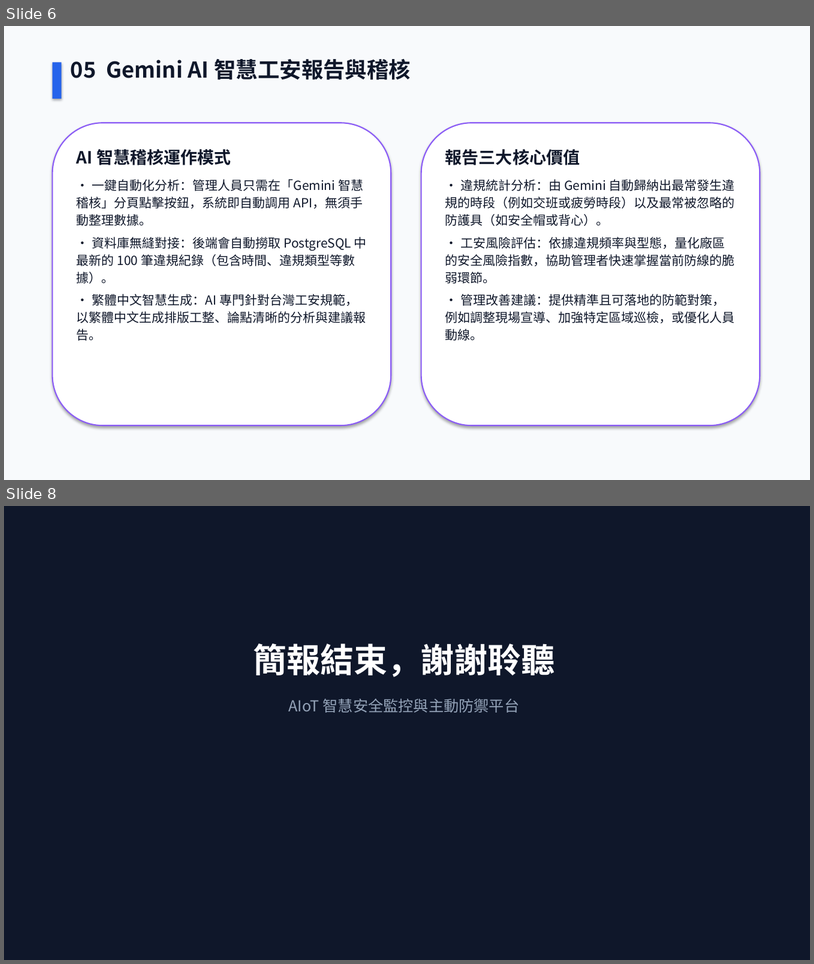
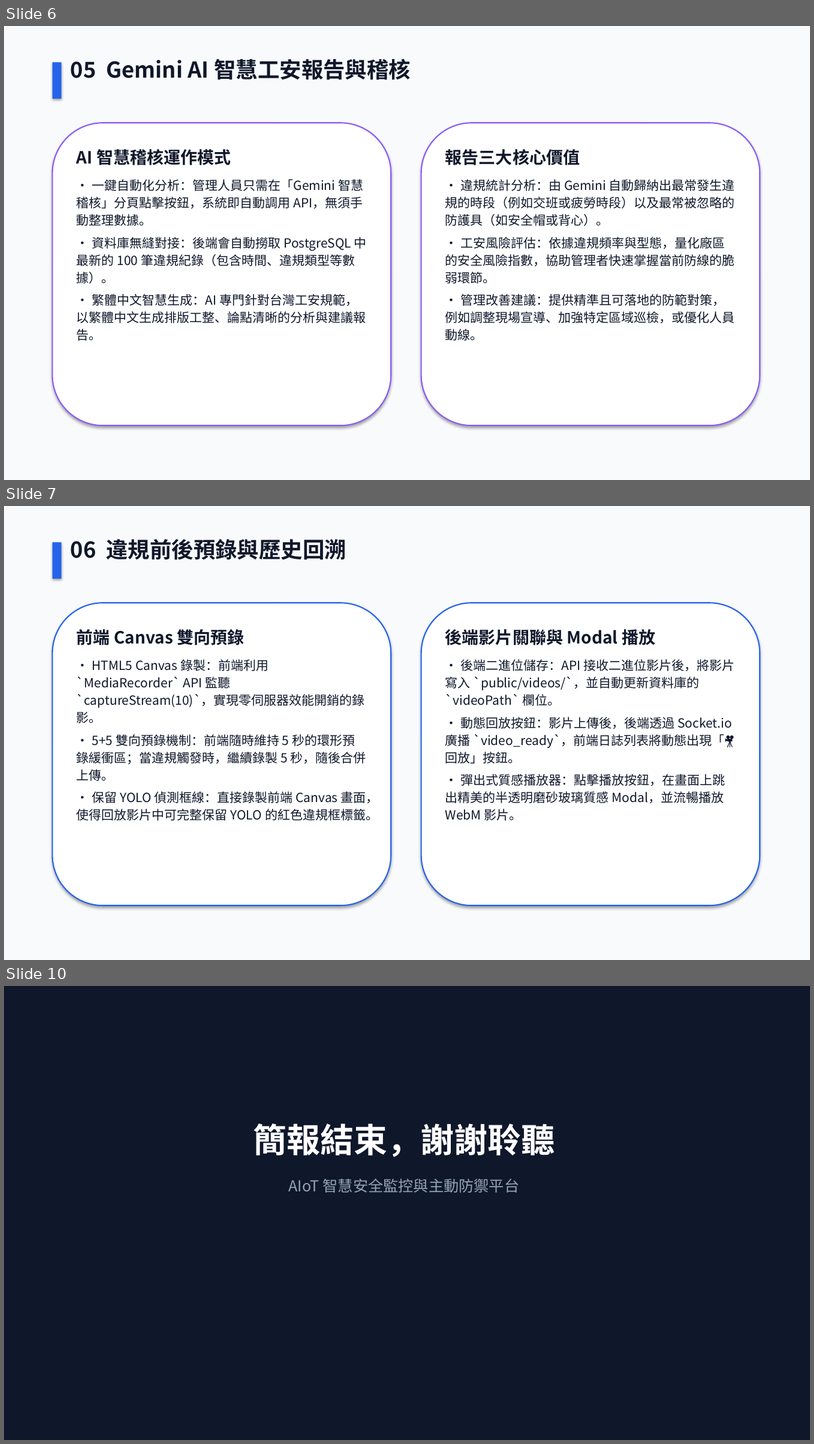
Before and after one commit to zongyandeng/AIoT, a slide deck: AIoT_Safety_Platform_Report.pptx. Shown one above the other, each under a label of ours: slides 6 and 8 before the commit, slides 6, 7 and 10 after it; the slides between them are not shown. The pictures are 814x964 and 814x1444 pixels, drawn with LibreOffice and Linux fonts; fonts in the diff are those of the drawing. Boxes give left, top, right and bottom in pixels: in the first picture for what was removed or moved away, otherwise in the second. Text is boxed around its words. In the diff, an @@ line names an element or a change of style, - is before the commit and + after.

Commit message:
docs: regenerate presentation to integrate virtual fence static preview and discord video alert

```diff
--- a/AIoT_Safety_Platform_Report.pptx
+++ b/AIoT_Safety_Platform_Report.pptx
@@ slide 7 added at (4, 506, 810, 960), background #F8FAFC @@
@@ text added at (71, 539, 347, 560), 26 pt, text #0F172A, bold @@
+06 違規前後預錄與歷史回溯
@@ rectangle added at (53, 542, 62, 579), fill #2563EB @@
@@ rounded rectangle added at (53, 603, 391, 905), fill #FFFFFF, outline #2563EB 1.5 pt @@
@@ rounded rectangle added at (422, 603, 760, 905), fill #FFFFFF, outline #2563EB 1.5 pt @@
@@ text added at (77, 629, 378, 820), 15 pt, text #0F172A @@
+前端 Canvas 雙向預錄
+• HTML5 Canvas 錄製：前端利用 `MediaRecorder` API 監聽 `captureStream(10)`，實現零伺服器效能開銷的錄影。
+• 5+5 雙向預錄機制：前端隨時維持 5 秒的環形預錄緩衝區；當違規觸發時，繼續錄製 5 秒，隨後合併上傳。
+• 保留 YOLO 偵測框線：直接錄製前端 Canvas 畫面，使得回放影片中可完整保留 YOLO 的紅色違規框標籤。
@@ text added at (446, 629, 735, 820), 15 pt, text #0F172A @@
+後端影片關聯與 Modal 播放
+• 後端二進位儲存：API 接收二進位影片後，將影片寫入 `public/videos/`，並自動更新資料庫的 `videoPath` 欄位。
+• 動態回放按鈕：影片上傳後，後端透過 Socket.io 廣播 `video_ready`，前端日誌列表將動態出現「🎥 回放」按鈕。
+• 彈出式質感播放器：點擊播放按鈕，在畫面上跳出精美的半透明磨砂玻璃質感 Modal，並流暢播放 WebM 影片。
@@ what was slide 8 is now slide 10 @@
```
Also in this commit, not shown: 4 slides changed, 1 other slide added, 1 other file.
